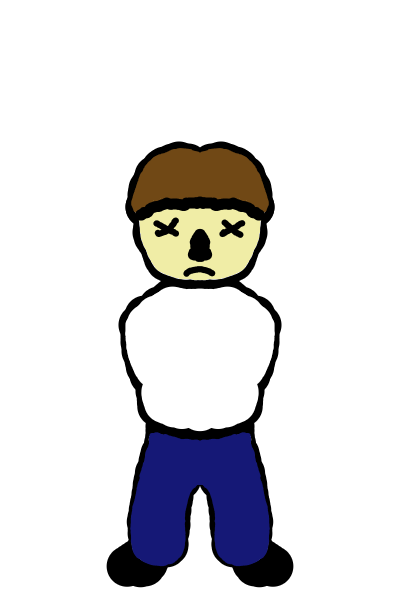
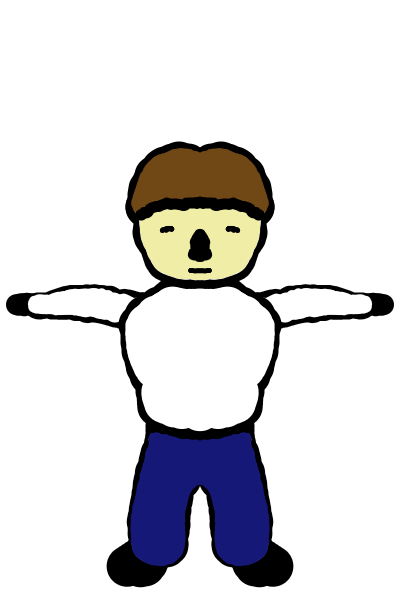
The second 400px x 600px image is a revision of the first. Changes to its layers:
hid "Paint Layer 8" over [128, 217, 256, 298]
showed "Paint Layer 4" over [128, 217, 256, 298]
added layer "Paint Layer 10" in group "Player" over [6, 266, 384, 329]
added layer "Paint Layer 9" in group "Player" over [6, 266, 394, 329]
